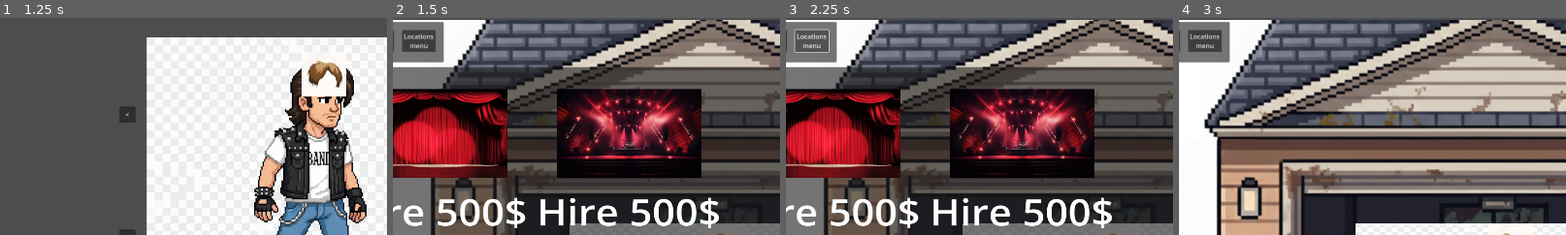
Above: before the commit, frames 1-4 (left to right).
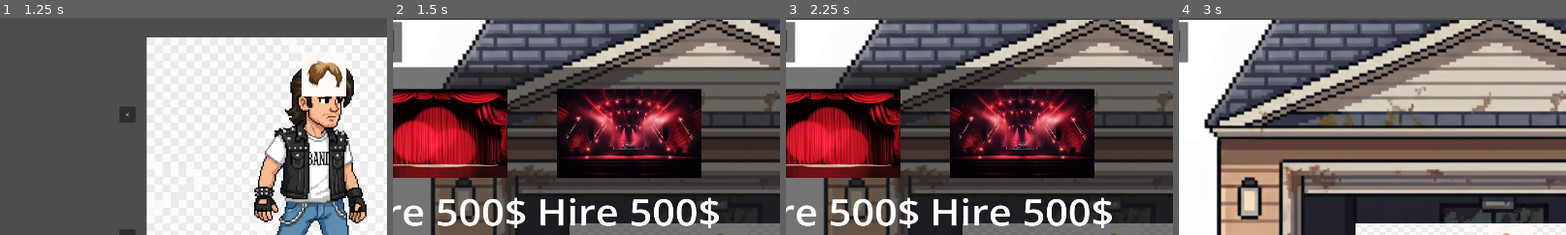
Above: after the commit, the same moments.

Repository: Geluco/music-band-tycoon
Game: Godot game, scene res://scenes/menu.tscn
Same seed, same stepped clock (60 frames per second), same inputs: the game is played once before the commit and once after it. The engine's default icon, where the game draws it, is replaced by a stand-in: a white triangle on a blue panel in a dark square.
Inputs (mouse positions are % of the whole screen's width and height, from its top left):
- Up to frame 1 (1.25 s): click "Play" at 0.5 s
- Up to frame 2 (1.5 s): click "Select" at 1.25 s
- Up to frame 3 (2.25 s): click (14, 5) at 2 s, where only the run before the commit has a clickable "Locations menu"
- Up to frame 4 (3 s): click "x" at 2.75 s
The pictures show only the part of the screen within x 11-61%, y 0-50%; the shares and areas given below are measured in that part.

Frame 1 is identical in both runs. In frame 2, 2.1% of the frame differs, in the area x 2-14%, y 1-21%; in frame 3, 2.1%; in frame 4, 2.1%.
Error before the commit: Invalid access to property or key 'pressed' on a base object of type 'null instance'. (res://scripts/canvas_stats.gd:38)

Commit message:
Retoques menus
-Separación en una barra en la parte superior de los botones de menús (a modificar si fuese necesario).
-Mover el botón de cerrar menús a la esquina del menú en vez de la pantalla.
-Modificar los nombres de los botones de la selección del personaje para que el botón de cambiar de cuerpo no se llamara: "next", sino que "next_body", asi con todos los botones del cuerpo. Ya están sustituídos en los nombres de las funciones.

Diff:
--- a/scenes/canvasStats.tscn
+++ b/scenes/canvasStats.tscn
@@ -120,14 +120,8 @@
 text = "Members
 menu"
 
-[node name="Button_locations_menu" type="Button" parent="CanvasLayer/PanelStats2/MarginStats/GridStats"]
-layout_mode = 2
-text = "Locations
-menu"
-
 [connection signal="pressed" from="CanvasLayer/PanelStats/MarginStats/GridStats/ButtonMoney" to="." method="_on_button_money_pressed"]
 [connection signal="pressed" from="CanvasLayer/PanelStats/MarginStats/GridStats/ButtonViews" to="." method="_on_button_views_pressed"]
 [connection signal="pressed" from="CanvasLayer/PanelStats/MarginStats/GridStats/ButtonFans" to="." method="_on_button_fans_pressed"]
 [connection signal="pressed" from="CanvasLayer/PanelStats2/MarginStats/GridStats/Button_upgrade_menu" to="." method="_on_button_upgrade_menu_pressed"]
 [connection signal="pressed" from="CanvasLayer/PanelStats2/MarginStats/GridStats/Button_members_menu" to="." method="_on_button_members_menu_pressed"]
-[connection signal="pressed" from="CanvasLayer/PanelStats2/MarginStats/GridStats/Button_locations_menu" to="." method="_on_button_locations_menu_pressed"]
--- a/scenes/charac_sel.tscn
+++ b/scenes/charac_sel.tscn
@@ -58,7 +58,7 @@
 position = Vector2(1080, 390)
 texture = ExtResource("2_te5yv")
 
-[node name="Button" type="Button" parent="."]
+[node name="select" type="Button" parent="."]
 layout_mode = 1
 anchors_preset = 8
 anchor_left = 0.5
@@ -73,7 +73,7 @@
 grow_vertical = 2
 text = "Select"
 
-[node name="next" type="Button" parent="."]
+[node name="next_body" type="Button" parent="."]
 layout_mode = 1
 anchors_preset = 6
 anchor_left = 1.0
@@ -127,8 +127,8 @@
 grow_vertical = 2
 text = ">"
 
-[connection signal="pressed" from="Button" to="." method="_on_button_pressed"]
-[connection signal="pressed" from="next" to="." method="_on_next_pressed"]
-[connection signal="pressed" from="previous_body" to="." method="_on_previous_pressed"]
+[connection signal="pressed" from="select" to="." method="_on_select_pressed"]
+[connection signal="pressed" from="next_body" to="." method="_on_next_body_pressed"]
+[connection signal="pressed" from="previous_body" to="." method="_on_previous_body_pressed"]
 [connection signal="pressed" from="next_hair" to="." method="_on_next_hair_pressed"]
 [connection signal="pressed" from="previous_hair" to="." method="_on_previous_hair_pressed"]
--- a/scenes/menuUpgrades.tscn
+++ b/scenes/menuUpgrades.tscn
@@ -10,18 +10,6 @@
 
 [node name="CanvasLayer" type="CanvasLayer" parent="."]
 visible = false
-
-[node name="Panel_close_button" type="PanelContainer" parent="CanvasLayer"]
-anchors_preset = 1
-anchor_left = 1.0
-anchor_right = 1.0
-offset_left = -100.0
-offset_bottom = 100.0
-grow_horizontal = 0
-
-[node name="Button_close" type="Button" parent="CanvasLayer/Panel_close_button"]
-layout_mode = 2
-text = "x"
 
 [node name="MenuUpgrades" type="PanelContainer" parent="CanvasLayer"]
 offset_left = 21.0
@@ -120,6 +108,20 @@
 theme_override_font_sizes/font_size = 43
 text = "Upgrade"
 
-[connection signal="pressed" from="CanvasLayer/Panel_close_button/Button_close" to="." method="_on_button_close_pressed"]
+[node name="Panel_close_button" type="PanelContainer" parent="CanvasLayer"]
+anchors_preset = 1
+anchor_left = 1.0
+anchor_right = 1.0
+offset_left = -197.0
+offset_top = 127.0
+offset_right = -147.0
+offset_bottom = 177.0
+grow_horizontal = 0
+
+[node name="Button_close" type="Button" parent="CanvasLayer/Panel_close_button"]
+layout_mode = 2
+text = "x"
+
 [connection signal="pressed" from="CanvasLayer/MenuUpgrades/MarginUpgrades/GridUpgrades/MarginButton1/Button1" to="." method="_on_button_1_pressed"]
 [connection signal="pressed" from="CanvasLayer/MenuUpgrades/MarginUpgrades/GridUpgrades/MarginButton2/Button2" to="." method="_on_button_2_pressed"]
+[connection signal="pressed" from="CanvasLayer/Panel_close_button/Button_close" to="." method="_on_button_close_pressed"]
--- a/scenes/menu_members.tscn
+++ b/scenes/menu_members.tscn
@@ -9,18 +9,6 @@
 
 [node name="CanvasLayer" type="CanvasLayer" parent="."]
 visible = false
-
-[node name="Panel_close_button" type="PanelContainer" parent="CanvasLayer"]
-anchors_preset = 1
-anchor_left = 1.0
-anchor_right = 1.0
-offset_left = -100.0
-offset_bottom = 100.0
-grow_horizontal = 0
-
-[node name="Button_close" type="Button" parent="CanvasLayer/Panel_close_button"]
-layout_mode = 2
-text = "x"
 
 [node name="MenuUpgrades" type="PanelContainer" parent="CanvasLayer"]
 offset_left = 21.0
@@ -118,6 +106,20 @@
 theme_override_font_sizes/font_size = 43
 text = "Hire"
 
-[connection signal="pressed" from="CanvasLayer/Panel_close_button/Button_close" to="." method="_on_button_close_pressed"]
+[node name="Panel_close_button" type="PanelContainer" parent="CanvasLayer"]
+anchors_preset = 1
+anchor_left = 1.0
+anchor_right = 1.0
+offset_left = -291.0
+offset_top = 128.0
+offset_right = -241.0
+offset_bottom = 178.0
+grow_horizontal = 0
+
+[node name="Button_close" type="Button" parent="CanvasLayer/Panel_close_button"]
+layout_mode = 2
+text = "x"
+
 [connection signal="pressed" from="CanvasLayer/MenuUpgrades/MarginUpgrades/GridUpgrades/MarginButton1/Button1" to="." method="_on_button_1_pressed"]
 [connection signal="pressed" from="CanvasLayer/MenuUpgrades/MarginUpgrades/GridUpgrades/MarginButton2/Button2" to="." method="_on_button_2_pressed"]
+[connection signal="pressed" from="CanvasLayer/Panel_close_button/Button_close" to="." method="_on_button_close_pressed"]
--- a/scripts/canvas_stats.gd
+++ b/scripts/canvas_stats.gd
@@ -1,11 +1,11 @@
 extends Node2D
 
 #declaracion de variables del menu de mejoras
-@onready var open_button_menu_upgrade: Button = get_node("CanvasLayer/PanelStats/MarginStats/GridStats/Button_upgrade_menu")
+@onready var open_button_menu_upgrade: Button = get_node("CanvasLayer/PanelStats2/MarginStats/GridStats/Button_upgrade_menu")
 var menuUpgradeInstance: Node = null
 var menuUpgradeCanvas: CanvasLayer = null
 #declaracion de variables del menu de miembros
-@onready var open_button: Button = get_node("CanvasLayer/PanelStats/MarginStats/GridStats/Button_members_menu")
+@onready var open_button_menu_members: Button = get_node("CanvasLayer/PanelStats2/MarginStats/GridStats/Button_members_menu")
 var menu_members_Instance: Node = null
 var menu_members_canvas: CanvasLayer = null
 
@@ -43,7 +43,7 @@
 	menuUpgradeCanvas = menuUpgradeInstance.get_node("CanvasLayer")
 
 	#codigo boton mostrar menu membros
-	open_button.pressed.connect(_on_button_members_menu_pressed)
+	open_button_menu_members.pressed.connect(_on_button_members_menu_pressed)
 	var menu_members = load("res://scenes/menu_members.tscn")
 	menu_members_Instance = menu_members.instantiate()
 	get_tree().root.add_child(menu_members_Instance)
--- a/scripts/charac_sel.gd
+++ b/scripts/charac_sel.gd
@@ -51,15 +51,15 @@
 	get_tree().change_scene_to_file("res://scenes/main_node.tscn")
 
 #se activa al presionar el boton de select
-func _on_button_pressed() -> void:
+func _on_select_pressed() -> void:
 	sel()
 
 #se activa al presionar el boton >
-func _on_next_pressed() -> void:
+func _on_next_body_pressed() -> void:
 	next()
 
 #se activa al presionar el boton <
-func _on_previous_pressed() -> void:
+func _on_previous_body_pressed() -> void:
 	prev()
 
 
